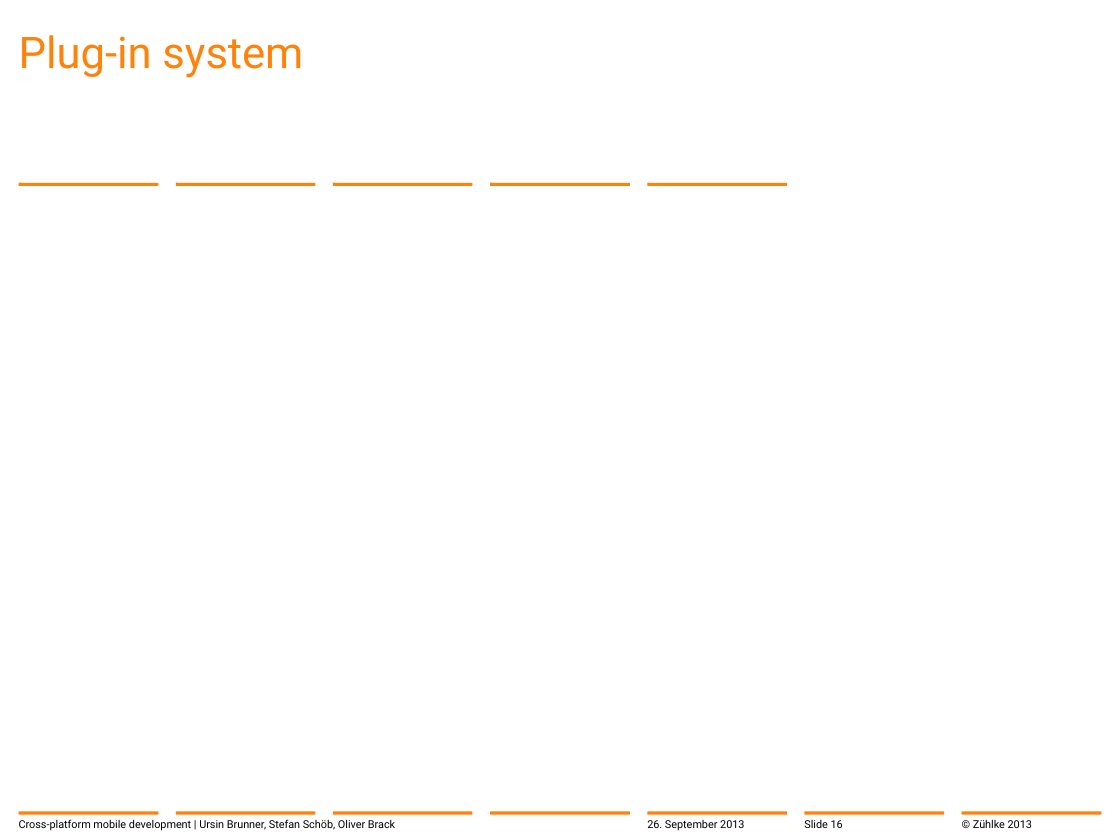
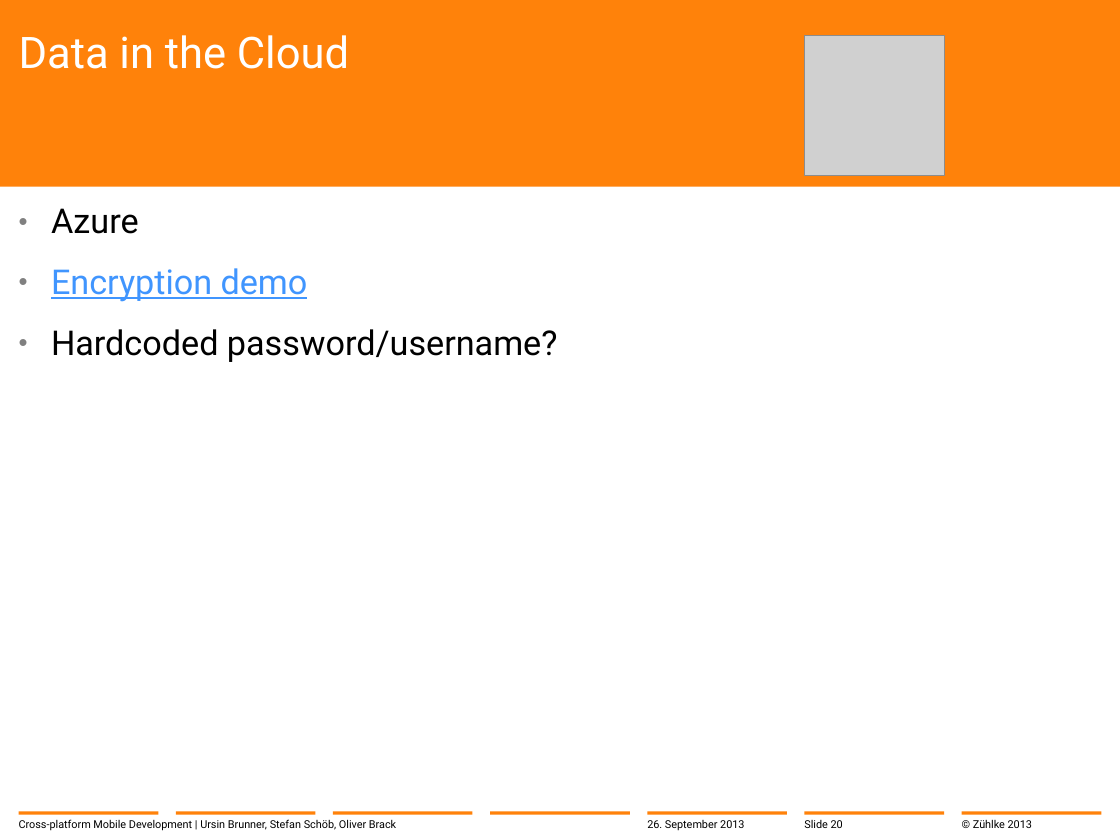
Before and after one commit to brunnurs/zxm, a slide deck: slide 20 of docs/13-09-26 Cross-platform mobile development with C#.pptx (slide 16 before the commit). Drawn at 1120x840 pixels with LibreOffice and Linux fonts; fonts in the diff are those of the drawing; grey boxes stand for pictures; background and template pictures are left out. Boxes give left, top, right and bottom in pixels: in the first picture for what was removed or moved away, otherwise in the second. Text is boxed around its words. In the diff, an @@ line names an element or a change of style, - is before the commit and + after.

```diff
--- a/docs/13-09-26 Cross-platform mobile development with C#.pptx
+++ b/docs/13-09-26 Cross-platform mobile development with C#.pptx
@@ rectangle added at [0,0,1120,187], fill #FF820A @@
@@ title at [19,35,349,69]: text changed; text colour #FF820A to #FFFFFF @@
-Plug-in system
+Data in the Cloud
@@ picture added at [804,36,944,176] @@
@@ line removed from (19, 185) to (158, 185) @@
@@ text added at [51,208,557,362], 22 pt, text #000000 @@
+  • Azure
+  • Encryption demo
+  • Hardcoded password/username?
@@ line removed from (176, 185) to (316, 185) @@
@@ line removed from (333, 185) to (473, 185) @@
@@ line removed from (491, 185) to (629, 185) @@
@@ line removed from (647, 185) to (787, 185) @@
@@ text at [19,819,396,831]: text changed @@
-Cross-platform mobile development | Ursin Brunner, Stefan Schöb, Oliver Brack
+Cross-platform Mobile Development | Ursin Brunner, Stefan Schöb, Oliver Brack
@@ page number at [804,820,843,828]: text changed @@
-Slide 16
+Slide 20
```
Also in this commit, not shown: 24 other slides changed, 1 slide added.
